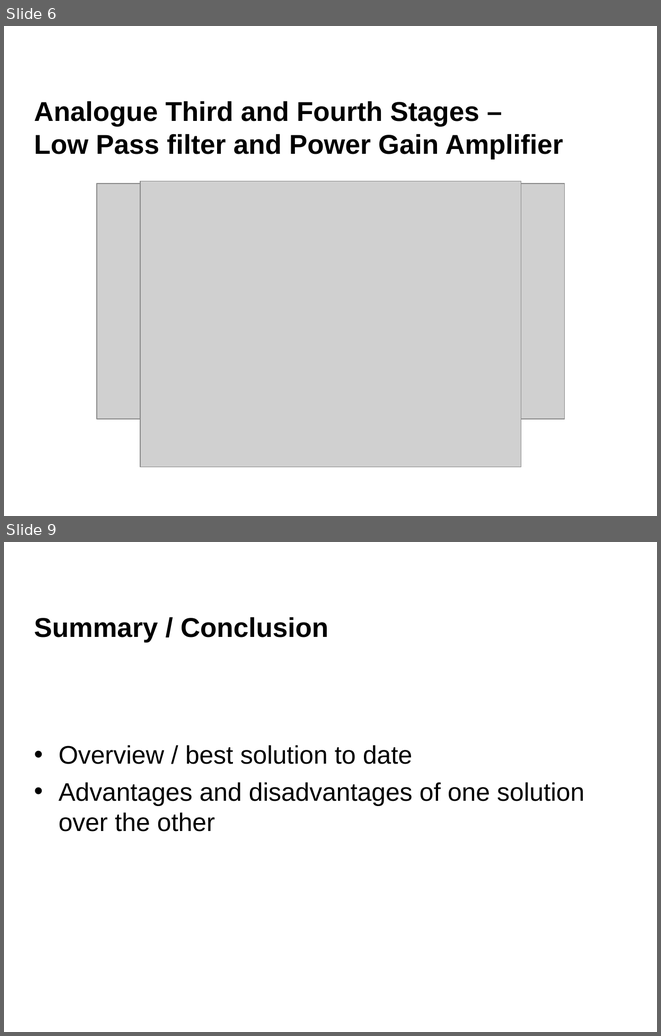
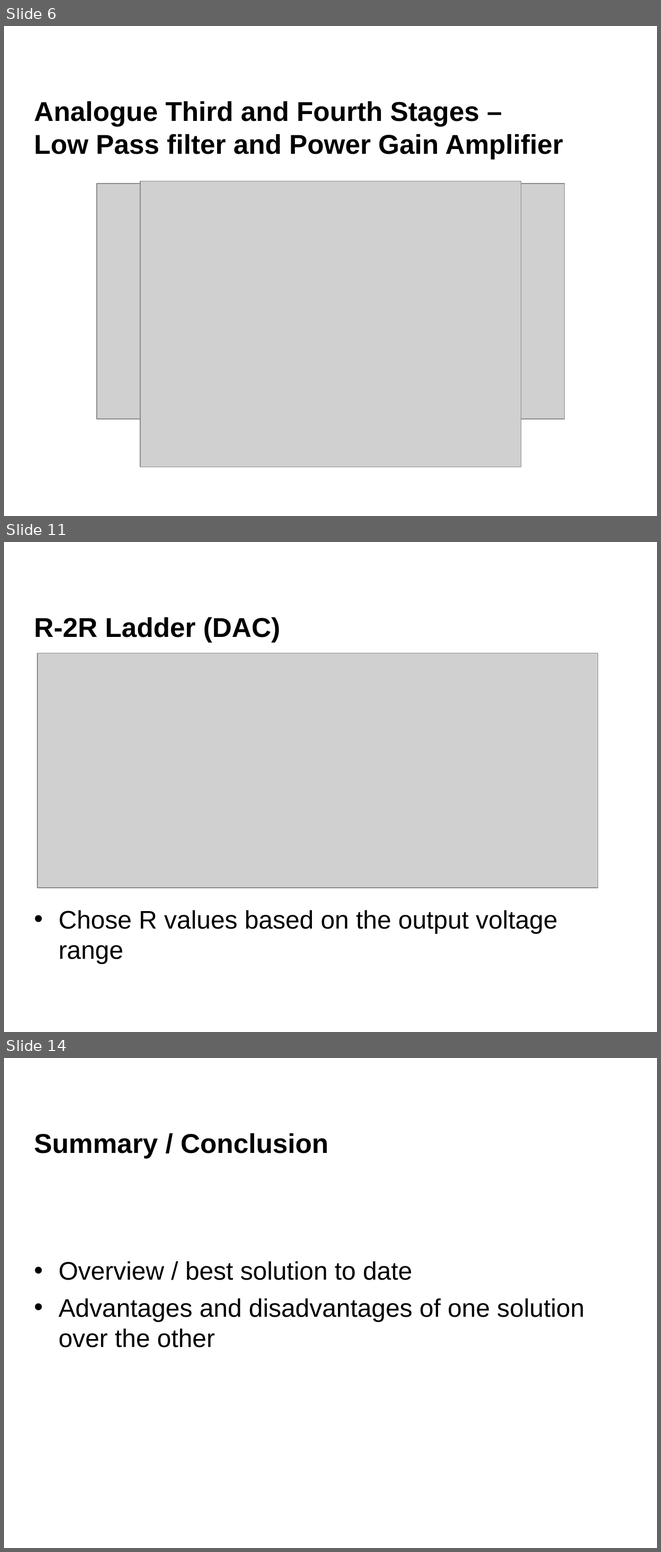
Before and after one commit to danielsaul/audio-descrambler-scenario, a slide deck: powerpoint /presentationfinal.ppt. Shown one above the other, each under a label of ours: slides 6 and 9 before the commit, slides 6, 11 and 14 after it; the slides between them are not shown. The pictures are 661x1036 and 661x1552 pixels, drawn with LibreOffice and Linux fonts; fonts in the diff are those of the drawing; grey boxes stand for pictures; background and template pictures are left out. Boxes give left, top, right and bottom in pixels: in the first picture for what was removed or moved away, otherwise in the second. Text is boxed around its words. In the diff, an @@ line names an element or a change of style, - is before the commit and + after.

```diff
--- a/powerpoint /presentationfinal.ppt
+++ b/powerpoint /presentationfinal.ppt
@@ slide 11 added at <box>4,542,657,1032</box>, background #FFFFFF @@
@@ title added at <box>34,617,280,642</box>, 30 pt, text #000000, bold @@
+R-2R Ladder (DAC)
@@ picture added at <box>37,653,598,888</box> @@
@@ text added at <box>59,910,557,964</box>, 28 pt, text #000000 @@
+• Chose R values based on the output voltage range
@@ what was slide 9 is now slide 14 @@
```
Also in this commit, not shown: 1 slide changed, 5 other slides added, 1 slide removed, 3 other files.
